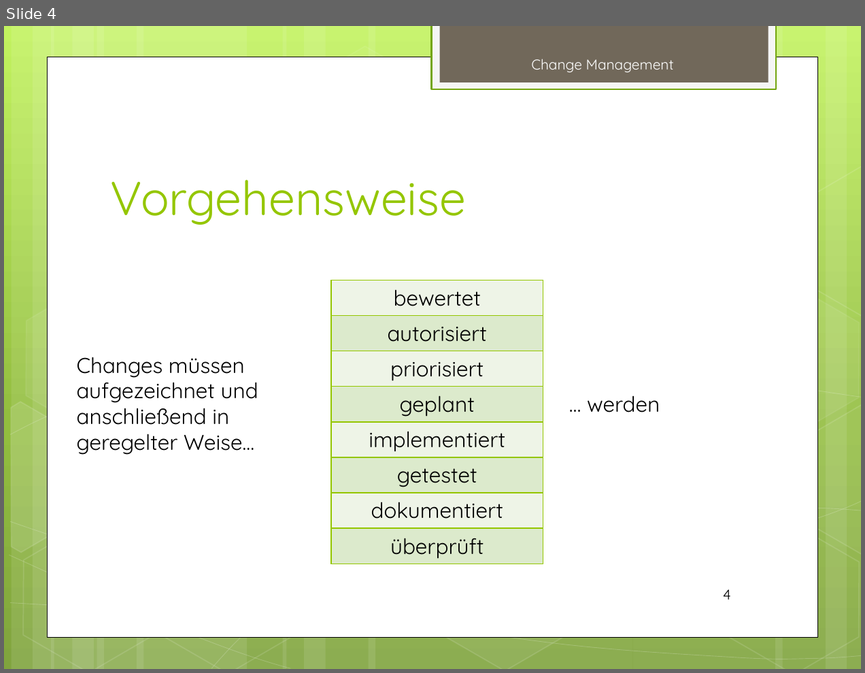
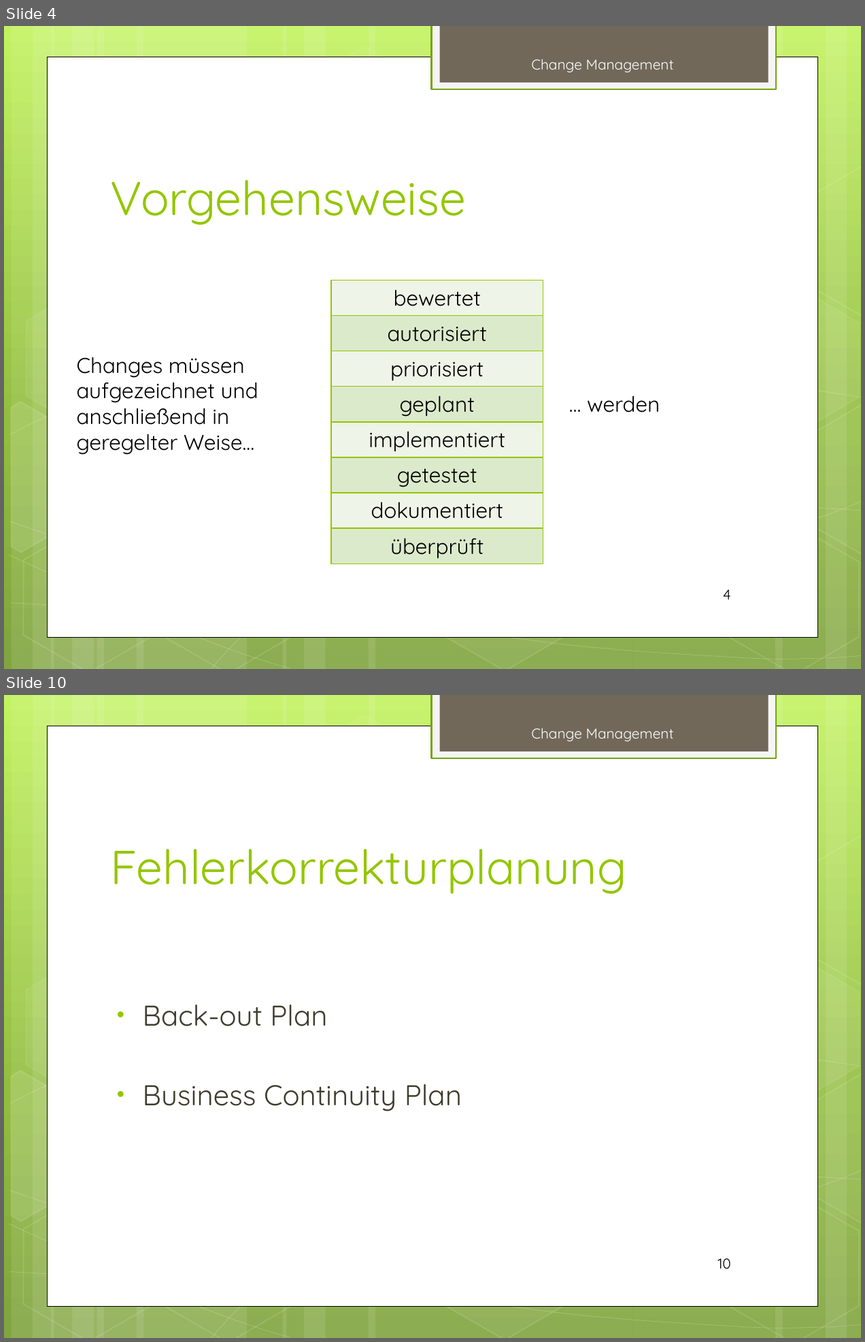
Before and after one commit to lightstalker89/MIT_SAD, a slide deck: 2nd_sem/itsm/Change Management.pptx. Shown one above the other, each under a label of ours: slide 4 before the commit, slides 4 and 10 after it; the slides between them are not shown. The pictures are 865x673 and 865x1342 pixels, drawn with LibreOffice and Linux fonts; fonts in the diff are those of the drawing. Boxes give left, top, right and bottom in pixels: in the first picture for what was removed or moved away, otherwise in the second. Text is boxed around its words. In the diff, an @@ line names an element or a change of style, - is before the commit and + after.

Commit message:
+) ITSM Change Management

```diff
--- a/2nd_sem/itsm/Change Management.pptx
+++ b/2nd_sem/itsm/Change Management.pptx
@@ slide 10 added at box(4, 695, 861, 1338), background gradient #C3F35F to #93BF3F to #81A53E; not listed: 31 template elements that a slide beside it also shows @@
@@ text added at box(531, 728, 674, 741), 12 pt, text #FEFEFE @@
+Change Management
@@ title added at box(110, 849, 626, 894), 40 pt, text #94C600 @@
+Fehlerkorrekturplanung
@@ text added at box(143, 1004, 462, 1111), 24 pt, text #3E3D2D @@
+• Back-out Plan
+• Business Continuity Plan
@@ page number added at box(717, 1258, 730, 1269), 12 pt, text #000000 @@
+10
```
Also in this commit, not shown: 7 other slides added.
